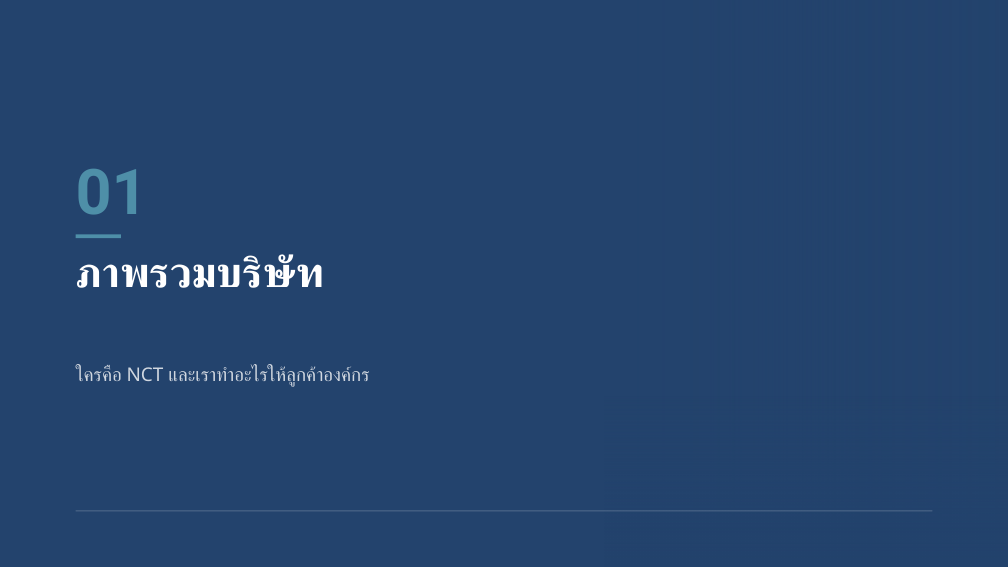
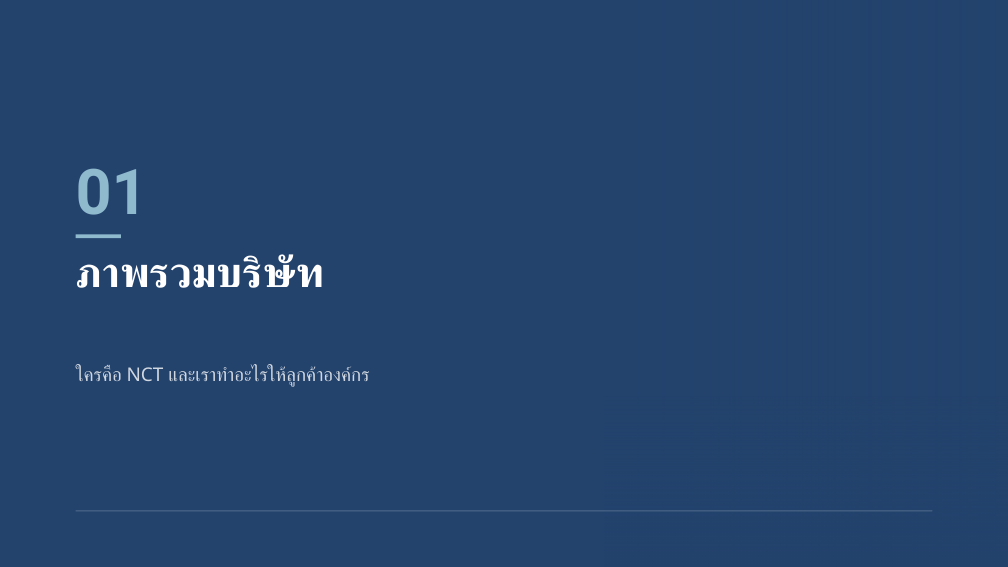
Before and after one commit to rofthanakrit-maker/nct-design-system, a slide deck: slide 2 of NCT-Slide-Template-Demo.pptx. Drawn at 1008x567 pixels with LibreOffice and Linux fonts; fonts in the diff are those of the drawing; background and template pictures are left out. Boxes give left, top, right and bottom in pixels: in the first picture for what was removed or moved away, otherwise in the second. Text is boxed around its words. In the diff, an @@ line names an element or a change of style, - is before the commit and + after.

```diff
--- a/NCT-Slide-Template-Demo.pptx
+++ b/NCT-Slide-Template-Demo.pptx
@@ text "01" at [76, 168, 148, 215]: text colour #4E8FA8 to #8FBACE @@
@@ rectangle at [76, 234, 121, 238]: fill #4E8FA8 to #8FBACE @@
```
Also in this commit, not shown: 11 other slides changed, 15 other files.
